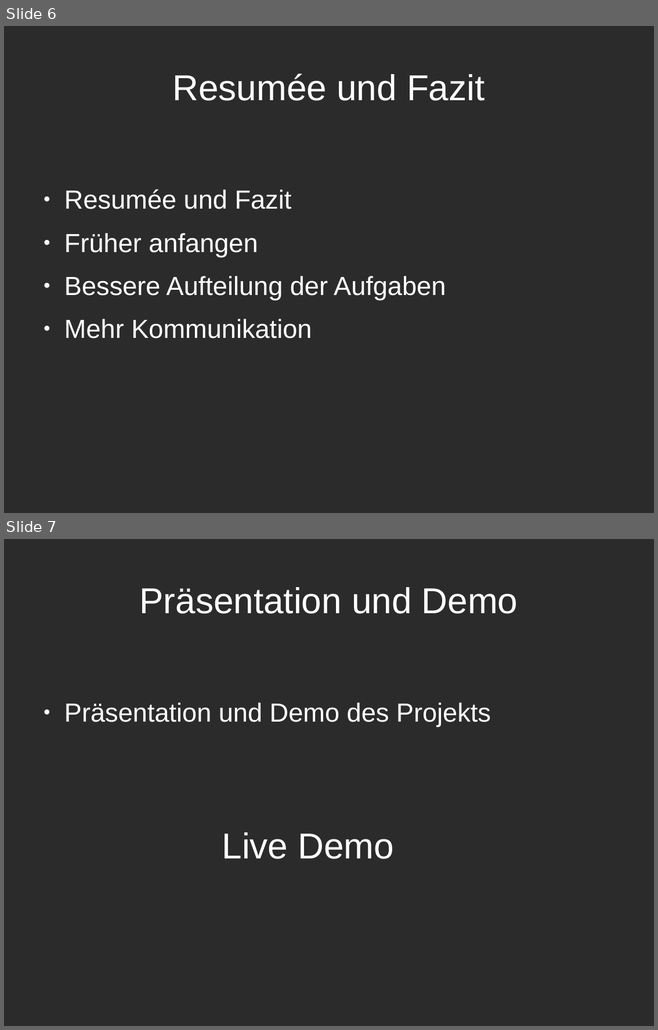
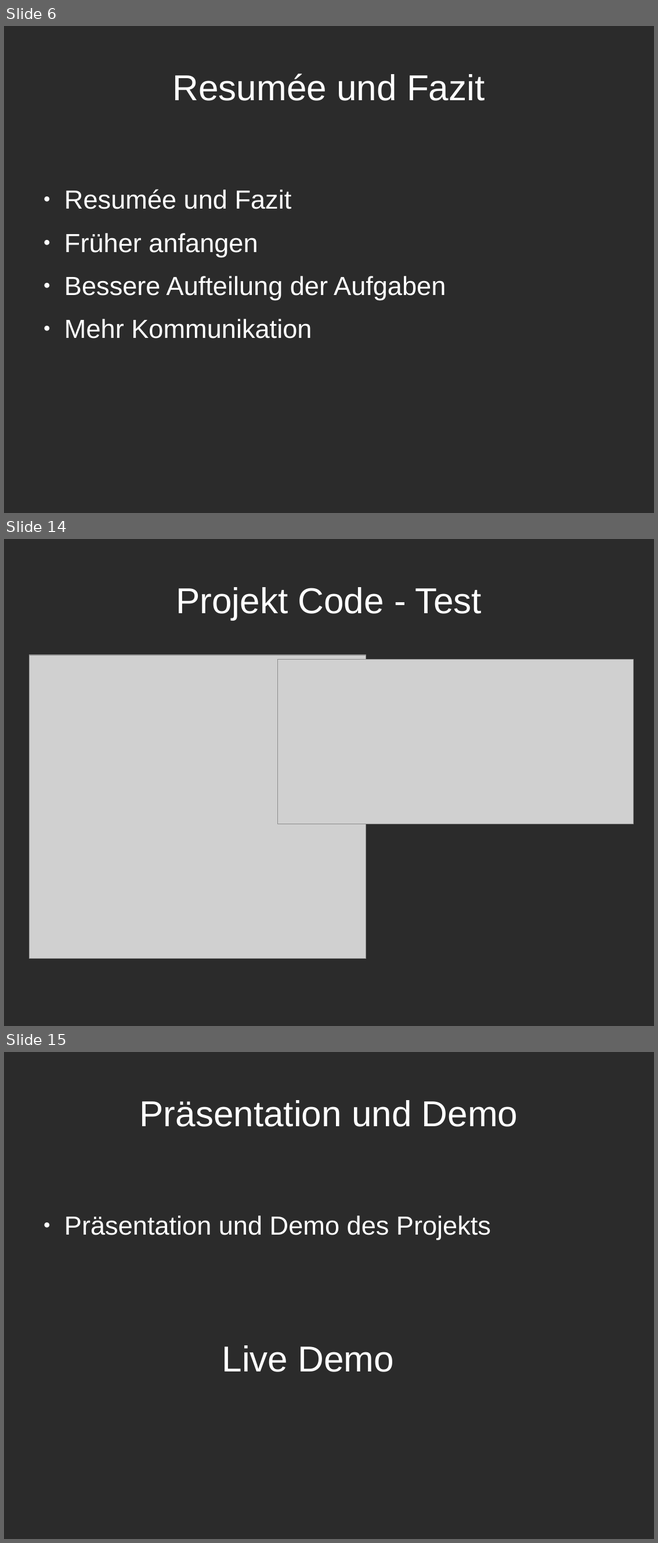
Before and after one commit to mksaf/EX-GSO-SE1, a slide deck: presentation.odp. Shown one above the other, each under a label of ours: slides 6 and 7 before the commit, slides 6, 14 and 15 after it; the slides between them are not shown. The pictures are 658x1030 and 658x1543 pixels, drawn with LibreOffice and Linux fonts; fonts in the diff are those of the drawing; grey boxes stand for pictures; background and template pictures are left out; a plain dark background stands for a picture behind light text. Boxes give left, top, right and bottom in pixels: in the first picture for what was removed or moved away, otherwise in the second. Text is boxed around its words. In the diff, an @@ line names an element or a change of style, - is before the commit and + after.

```diff
--- a/presentation.odp
+++ b/presentation.odp
@@ slide 14 added at [4,539,654,1026], background picture (left out) @@
@@ title added at [176,587,481,620], 44 pt, text #FFFFFF @@
+Projekt Code - Test
@@ picture added at [30,655,366,959] @@
@@ picture added at [278,660,633,824] @@
@@ what was slide 7 is now slide 15 @@
```
Also in this commit, not shown: 7 other slides added.
